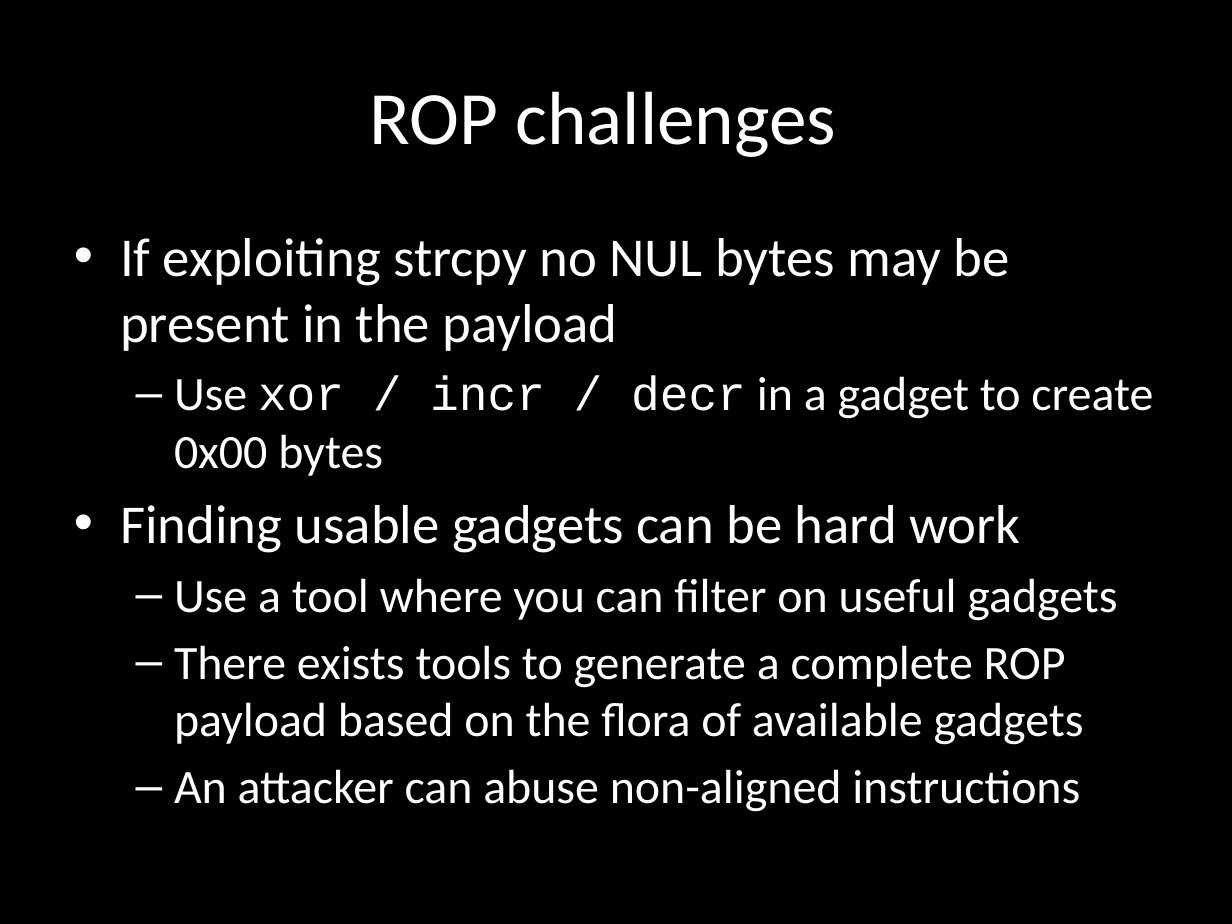
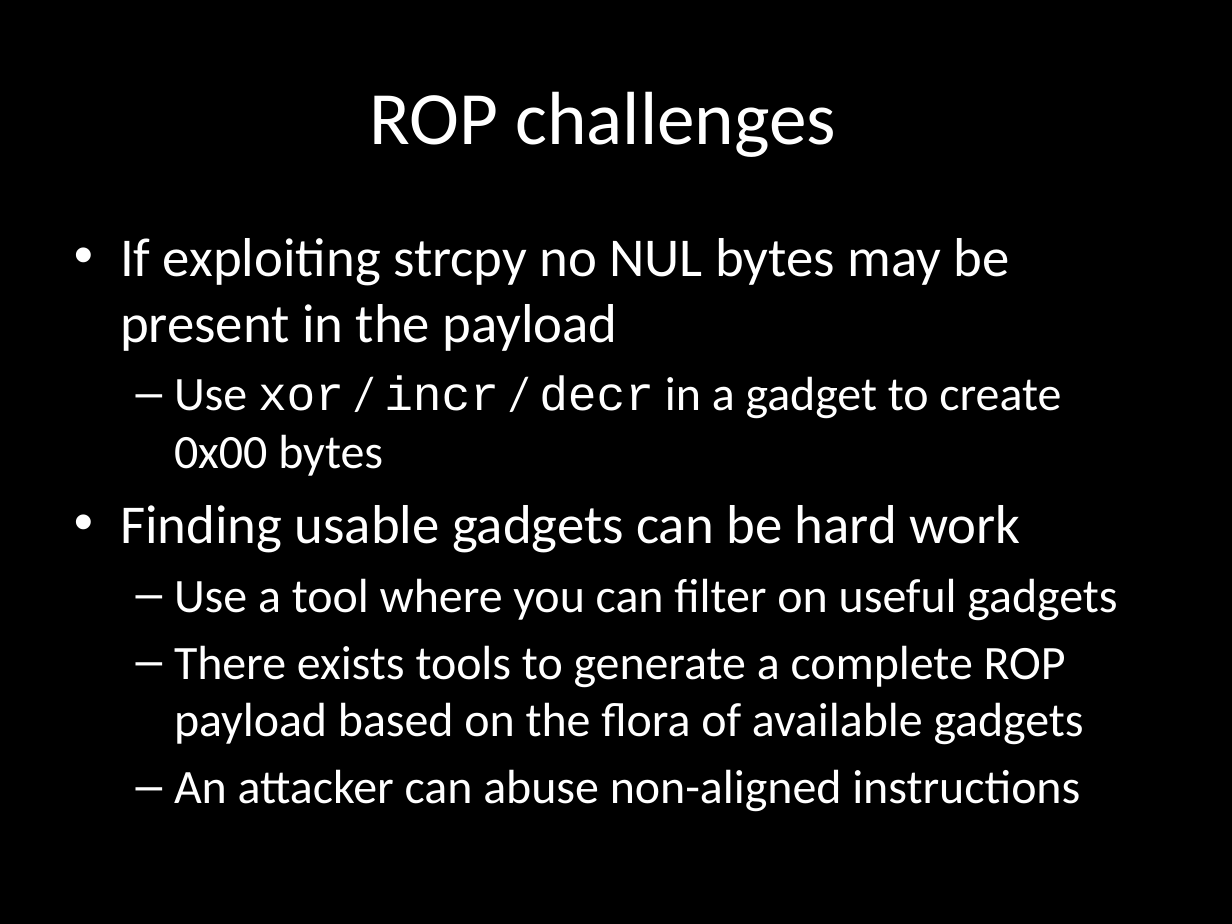
Before and after one commit to wuurrd/techzonepresentation, a slide deck: slide 25 of presentation.pptx (slide 26 before the commit). Drawn at 1232x924 pixels with LibreOffice and Linux fonts; fonts in the diff are those of the drawing. Boxes give left, top, right and bottom in pixels: in the first picture for what was removed or moved away, otherwise in the second. Text is boxed around its words. In the diff, an @@ line names an element or a change of style, - is before the commit and + after.

```diff
--- a/presentation.pptx
+++ b/presentation.pptx
@@ text at [174,376,1061,476]: font Courier New to Calibri in "/ /" @@
```
Also in this commit, not shown: 1 other slide changed, 1 slide added, 2 slides removed.
